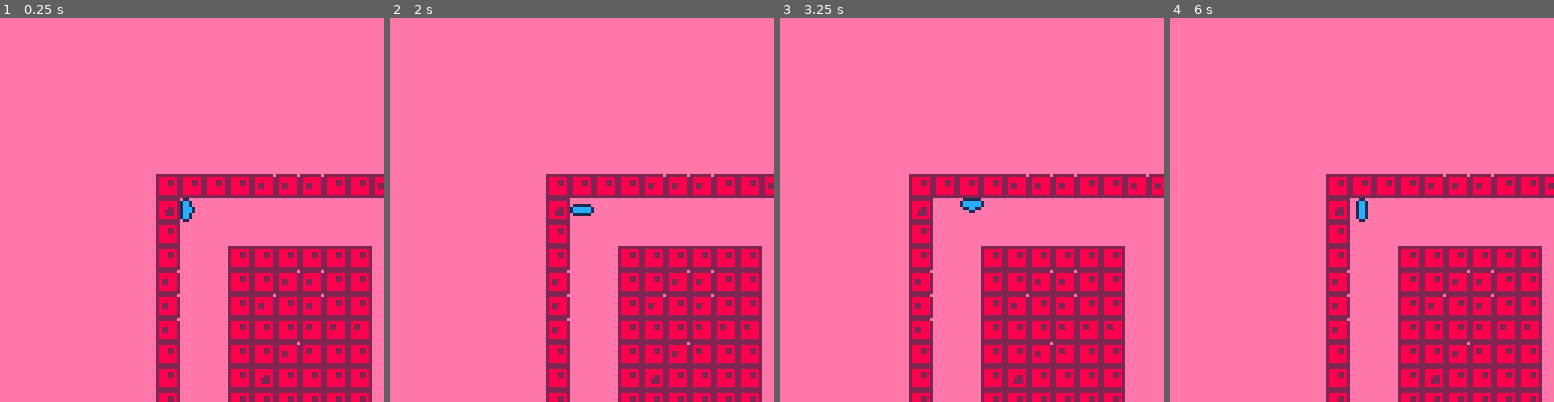
Above: before the commit, frames 1-4 (left to right).
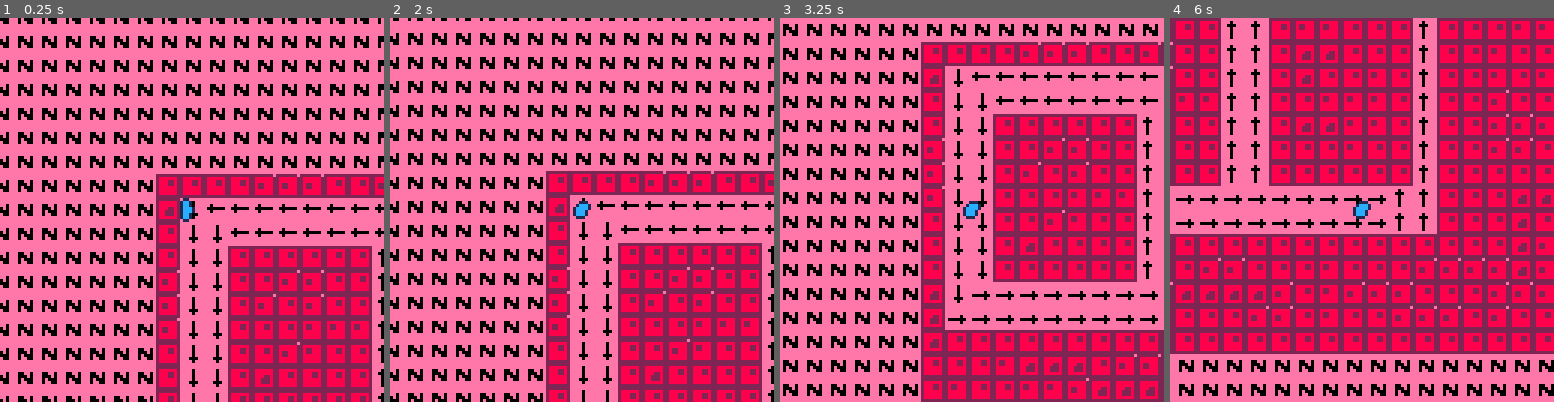
Above: after the commit, the same moments.

Repository: Compynerd255/thehansinator-ludum-dare-38
Game: PICO-8 cartridge game.p8
The game is run twice, just before and just after one commit, with the same random seed, the same clock (stepped at 60 frames per second) and the same inputs.
Inputs:
- Up to frame 1 (0.25 s): no input
- Up to frame 2 (2 s): tap X (X key) at 0.33, 1.07, 1.85 s; tap O (Z key) at 0.7, 1.7 s; hold Right from 1.6 s (still down)
- Up to frame 3 (3.25 s): release Right at 2.1 s; tap O (Z key) at 2.1, 2.5, 2.9 s; hold Up 2.15-2.42 s; hold Right 2.47-3.03 s; tap X (X key) at 2.97 s; hold Left from 3.08 s (still down)
- Up to frame 4 (6 s): tap O (Z key) every 0.4 s from 3.3 to 5.7 s; release Left at 3.58 s; hold Down 3.63-3.97 s; hold Right 4.02-4.68 s; tap X (X key) at 4.08, 5.2 s; hold Up 4.73-5.03 s; hold Left 5.08-5.68 s; hold Down from 5.73 s (still down)

The runs differ from the first frame. In frame 1, 16% of the frame differs, in the area x 0-100%, y 0-100%; in frame 2, 23%; in frame 3, 49%; in frame 4, 74%.

Commit message:
Free floating (kind of!)

Diff:
--- a/game.p8
+++ b/game.p8
@@ -16,6 +16,7 @@
 player.dir = 0
 player.color = 1
 player.stretch = 0
+player.sticking = true
 player.x=1
 player.y=1
 
@@ -47,6 +48,16 @@
 
 function update_player()
 
+if player.sticking then
+ update_player_stick()
+else
+ update_player_float()
+end
+
+end
+
+function update_player_stick()
+
 local dirinfo =
  dirinfoset[player.dir+1]
 
@@ -56,8 +67,8 @@
 if btn(dirinfo[1]) then
  player[dirinfo[5]]-=movespeed
  if is_solid(
-  player.x,
-  player.y)
+  player.x+0.05,
+  player.y+0.05)
  then
   player[dirinfo[5]] =
    flr(player[dirinfo[5]])+1
@@ -67,8 +78,8 @@
 if btn(dirinfo[2]) then
  player[dirinfo[5]]+=movespeed
  if is_solid(
-  player.x+0.9,
-  player.y+0.9)
+  player.x+0.95,
+  player.y+0.95)
  then
   player[dirinfo[5]] =
    flr(player[dirinfo[5]])
@@ -88,6 +99,8 @@
   if is_solid(newv.x,newv.y)
   then
    player.dir = dirinfo[3]
+  else
+   player.sticking=false
   end
   player.stretch=3.9
  end
@@ -95,6 +108,75 @@
  player.stretch -= 0.6
  if player.stretch<0 then
   player.stretch=0
+ end
+end
+
+end
+
+function update_player_float()
+
+local currentpoints={
+ {player.x,player.y},
+ {player.x,player.y+1},
+ {player.x+1,player.y},
+ {player.x+1,player.y+1}
+}
+
+local v = {}
+v.x=0
+v.y=0
+
+for p in all(currentpoints) do
+ local m=
+  mget(flr(p[1]),flr(p[2]))
+ if m>=1 and m<=4 then
+  v=vecdir_add(v,m-1,0.05)
+ end
+end
+
+for i=0,3 do
+ if btn(i) then
+  v=vecdir_add(v,i,0.06)
+ end
+end
+
+player.x+=v.x
+player.y+=v.y
+
+if v.x<0 then
+ if is_solid(
+  player.x+0.1,
+  player.y+0.1)
+ then
+  player.dir=0
+  player.x=flr(player.x)+1
+  player.sticking=true
+ end
+elseif v.x>0 then
+ if is_solid(
+  player.x+0.9,
+  player.y+0.9)
+ then
+  player.dir=1
+  player.x=flr(player.x)
+  player.sticking=true
+ end
+end
+if v.y<0 then
+ if is_solid(player.x,player.y)
+ then
+  player.dir=2
+  player.y=flr(player.y)+1
+  player.sticking=true
+ end
+elseif v.y>0 then
+ if is_solid(
+  player.x+0.8,
+  player.y+0.8)
+ then
+  player.dir=3
+  player.y=flr(player.y)
+  player.sticking=true
  end
 end
 
@@ -133,9 +215,9 @@
 for i=cx-8,cx+9 do
  for j=cy-8,cy+9 do
   local m=mget(flr(i),flr(j))
-  if m >= 16 then
+  --if m >= 16 then
    spr(m,i*8,j*8)
-  end
+  --end
  end
 end
 
@@ -145,8 +227,12 @@
 
 local s = slime.dir
 s += (slime.color * 4)
-s += (flr(slime.stretch) * 16)
-s += 64
+if slime.sticking then
+ s += (flr(slime.stretch) * 16)
+ s += 64
+else
+ s += 32
+end
 
 spr(s,slime.x*8,slime.y*8)
 
@@ -169,20 +255,20 @@
 288888822888888228888882288888821cccccc11cccccc11cccccc11cccccc13bbbbbb33bbbbbb33bbbbbb33bbbbbb349999994499999944999999449999994
 22222222222222222222222222222222111111111111111111111111111111113333333333333333333333333333333344444444444444444444444444444444
 eeeeeeeeeeeeeeeeeeeeeeeeeeeeeeeeeeeeeeeeeeeeeeeeeeeeeeeeeeeeeeeeeeeeeeeeeeeeeeeeeeeeeeeeeeeeeeeeeeeeeeeeeeeeeeeeeeeeeeeeeeeeeeee
-eeeeeeeeeeeeeeeeeeeeeeeeeeeeeeeeeeeeeeeeeeeeeeeeeeeeeeeeeeeeeeeeeeeeeeeeeeeeeeeeeeeeeeeeeeeeeeeeeeeeeeeeeeeeeeeeeeeeeeeeeeeeeeee
-eeeeeeeeeeeeeeeeeeeeeeeeeeeeeeeeeeeeeeeeeeeeeeeeeeeeeeeeeeeeeeeeeeeeeeeeeeeeeeeeeeeeeeeeeeeeeeeeeeeeeeeeeeeeeeeeeeeeeeeeeeeeeeee
-eeeeeeeeeeeeeeeeeeeeeeeeeeeeeeeeeeeeeeeeeeeeeeeeeeeeeeeeeeeeeeeeeeeeeeeeeeeeeeeeeeeeeeeeeeeeeeeeeeeeeeeeeeeeeeeeeeeeeeeeeeeeeeee
-eeeeeeeeeeeeeeeeeeeeeeeeeeeeeeeeeeeeeeeeeeeeeeeeeeeeeeeeeeeeeeeeeeeeeeeeeeeeeeeeeeeeeeeeeeeeeeeeeeeeeeeeeeeeeeeeeeeeeeeeeeeeeeee
-eeeeeeeeeeeeeeeeeeeeeeeeeeeeeeeeeeeeeeeeeeeeeeeeeeeeeeeeeeeeeeeeeeeeeeeeeeeeeeeeeeeeeeeeeeeeeeeeeeeeeeeeeeeeeeeeeeeeeeeeeeeeeeee
-eeeeeeeeeeeeeeeeeeeeeeeeeeeeeeeeeeeeeeeeeeeeeeeeeeeeeeeeeeeeeeeeeeeeeeeeeeeeeeeeeeeeeeeeeeeeeeeeeeeeeeeeeeeeeeeeeeeeeeeeeeeeeeee
-eeeeeeeeeeeeeeeeeeeeeeeeeeeeeeeeeeeeeeeeeeeeeeeeeeeeeeeeeeeeeeeeeeeeeeeeeeeeeeeeeeeeeeeeeeeeeeeeeeeeeeeeeeeeeeeeeeeeeeeeeeeeeeee
-eeeeeeeeeeeeeeeeeeeeeeeeeeeeeeeeeeeeeeeeeeeeeeeeeeeeeeeeeeeeeeeeeeeeeeeeeeeeeeeeeeeeeeeeeeeeeeeeeeeeeeeeeeeeeeeeeeeeeeeeeeeeeeee
-eeeeeeeeeeeeeeeeeeeeeeeeeeeeeeeeeeeeeeeeeeeeeeeeeeeeeeeeeeeeeeeeeeeeeeeeeeeeeeeeeeeeeeeeeeeeeeeeeeeeeeeeeeeeeeeeeeeeeeeeeeeeeeee
-eeeeeeeeeeeeeeeeeeeeeeeeeeeeeeeeeeeeeeeeeeeeeeeeeeeeeeeeeeeeeeeeeeeeeeeeeeeeeeeeeeeeeeeeeeeeeeeeeeeeeeeeeeeeeeeeeeeeeeeeeeeeeeee
-eeeeeeeeeeeeeeeeeeeeeeeeeeeeeeeeeeeeeeeeeeeeeeeeeeeeeeeeeeeeeeeeeeeeeeeeeeeeeeeeeeeeeeeeeeeeeeeeeeeeeeeeeeeeeeeeeeeeeeeeeeeeeeee
-eeeeeeeeeeeeeeeeeeeeeeeeeeeeeeeeeeeeeeeeeeeeeeeeeeeeeeeeeeeeeeeeeeeeeeeeeeeeeeeeeeeeeeeeeeeeeeeeeeeeeeeeeeeeeeeeeeeeeeeeeeeeeeee
-eeeeeeeeeeeeeeeeeeeeeeeeeeeeeeeeeeeeeeeeeeeeeeeeeeeeeeeeeeeeeeeeeeeeeeeeeeeeeeeeeeeeeeeeeeeeeeeeeeeeeeeeeeeeeeeeeeeeeeeeeeeeeeee
-eeeeeeeeeeeeeeeeeeeeeeeeeeeeeeeeeeeeeeeeeeeeeeeeeeeeeeeeeeeeeeeeeeeeeeeeeeeeeeeeeeeeeeeeeeeeeeeeeeeeeeeeeeeeeeeeeeeeeeeeeeeeeeee
+eee222eeeee222eeee22eeeeee222eeeeee111eeeee111eeee11eeeeee111eeeeee333eeeee333eeee33eeeeee333eeeeee444eeeee444eeee44eeeeee444eee
+ee28882eee28882ee28822eee28882eeee1ccc1eee1ccc1ee1cc11eee1ccc1eeee3bbb3eee3bbb3ee3bb33eee3bbb3eeee49994eee49994ee49944eee49994ee
+e288882eee28882ee288882ee288882ee1cccc1eee1ccc1ee1cccc1ee1cccc1ee3bbbb3eee3bbb3ee3bbbb3ee3bbbb3ee499994eee49994ee499994ee499994e
+e28882eee288882ee288882ee288882ee1ccc1eee1cccc1ee1cccc1ee1cccc1ee3bbb3eee3bbbb3ee3bbbb3ee3bbbb3ee49994eee499994ee499994ee499994e
+e28882eee28882eeee28882eee22882ee1ccc1eee1ccc1eeee1ccc1eee11cc1ee3bbb3eee3bbb3eeee3bbb3eee33bb3ee49994eee49994eeee49994eee44994e
+ee222eeeee222eeeeee222eeeeee22eeee111eeeee111eeeeee111eeeeee11eeee333eeeee333eeeeee333eeeeee33eeee444eeeee444eeeeee444eeeeee44ee
+eeeeeeeeeeeeeeeeeeeeeeeeeeeeeeeeeeeeeeeeeeeeeeeeeeeeeeeeeeeeeeeeeeeeeeeeeeeeeeeeeeeeeeeeeeeeeeeeeeeeeeeeeeeeeeeeeeeeeeeeeeeeeeee
+eeeeeeeeeeeeeeeeeeeeeeeeeeeeeeeeeeeeeeeeeeeeeeeeeeeeeeeeeeeeeeeeeeeeeeeeeeeeeeeeeeeeeeeeeeeeeeeeeeeeeeeeeeeeeeeeeeeeeeeeeeeeeeee
+ee2222eeeee222eeee222eeeee2222eeee1111eeeee111eeee111eeeee1111eeee3333eeeee333eeee333eeeee3333eeee4444eeeee444eeee444eeeee4444ee
+e288882eee28882ee28882eee288882ee1cccc1eee1ccc1ee1ccc1eee1cccc1ee3bbbb3eee3bbb3ee3bbb3eee3bbbb3ee499994eee49994ee49994eee499994e
+e288882ee288882ee288882ee288882ee1cccc1ee1cccc1ee1cccc1ee1cccc1ee3bbbb3ee3bbbb3ee3bbbb3ee3bbbb3ee499994ee499994ee499994ee499994e
+e288882ee288882ee288882ee288882ee1cccc1ee1cccc1ee1cccc1ee1cccc1ee3bbbb3ee3bbbb3ee3bbbb3ee3bbbb3ee499994ee499994ee499994ee499994e
+e28882eee288882ee288882eee28882ee1ccc1eee1cccc1ee1cccc1eee1ccc1ee3bbb3eee3bbbb3ee3bbbb3eee3bbb3ee49994eee499994ee499994eee49994e
+ee222eeeee2222eeee2222eeeee222eeee111eeeee1111eeee1111eeeee111eeee333eeeee3333eeee3333eeeee333eeee444eeeee4444eeee4444eeeee444ee
 eeeeeeeeeeeeeeeeeeeeeeeeeeeeeeeeeeeeeeeeeeeeeeeeeeeeeeeeeeeeeeeeeeeeeeeeeeeeeeeeeeeeeeeeeeeeeeeeeeeeeeeeeeeeeeeeeeeeeeeeeeeeeeee
 e22eeeeeeeeee22ee222222eeeeeeeeee11eeeeeeeeee11ee111111eeeeeeeeee33eeeeeeeeee33ee333333eeeeeeeeee44eeeeeeeeee44ee444444eeeeeeeee
 2882eeeeeeee288228888882eeeeeeee1cc1eeeeeeee1cc11cccccc1eeeeeeee3bb3eeeeeeee3bb33bbbbbb3eeeeeeee4994eeeeeeee499449999994eeeeeeee
Not shown, changed: sprites/spritesheet.ase
Not shown, changed: sprites/spritesheet.png
